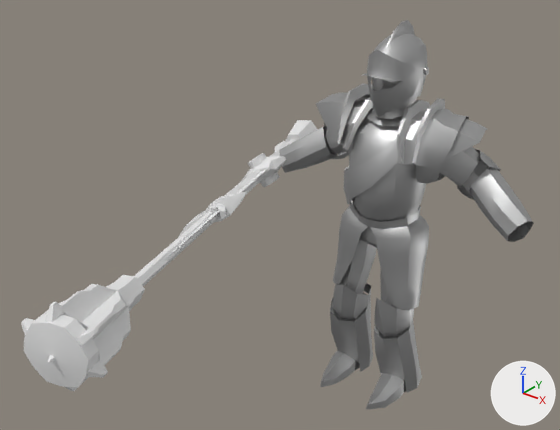
Before and after pictures for a commit that changed the Blender file Dirty/Models/Armor.blend.
Before and after are seen from a 50 mm lens placed at (2.43, -4.25, 3.64), pointed at (-0.36, -0.75, 1.47). Every picture has the same lights, and +X, +Y and +Z are marked at lower right.

Names of what the first picture shows: 'Axe', 'Default_Armor', 'Default_Armor.001', 'Mace', 'Sword'.
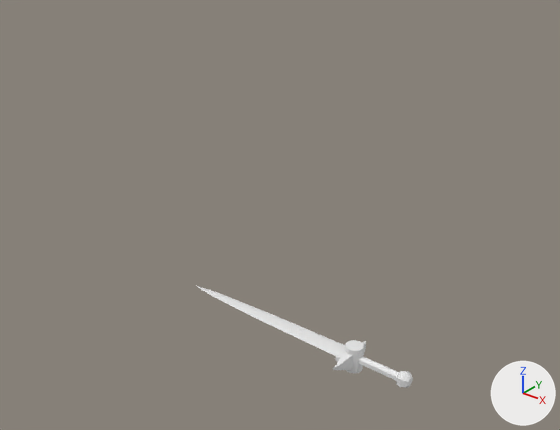
Boxes [x1, y1, x2, y2] around the edits, measured in the pictures (560 x 430 px; the box of a moved part takes in the faces that stretch with it):
'Default_Armor', hidden: before [279, 20, 534, 410]
'Mace', hidden: before [21, 120, 317, 392]
'Sword', moved, turned: before [170, 143, 291, 255]; after [197, 286, 413, 388]
'Default_Armor.001', hidden: before [343, 109, 469, 205]
'Axe', hidden: before [178, 141, 288, 237]
part 1 of me_circle_001, moved or reshaped (not visible afterwards): before [21, 139, 297, 392]

Patch to the scene script:
```diff
--- a/Dirty/Models/Armor.blend.py
+++ b/Dirty/Models/Armor.blend.py
@@ me_circle_001 @@
 # used by ob_mace; location = (-1.016, 0.004, 1.452); rotation_euler = (-0.639, 0.0138, 1.868), in degrees (-37, 0.8, 107)
-me_circle_001.from_pydata(...)  # 204 vertices, 202 faces; spans x -2.78..0.69, y -0.24..0.24, z -0.21..0.21
+me_circle_001.from_pydata(...)  # 204 vertices, 202 faces; spans x -1.91..0.69, y -0.24..0.24, z -0.21..0.21
+# me_circle_001 part 1: 185 vertices removed from x -2.78..-0.82, y -0.24..0.24, z -0.21..0.21; 185 vertices added at x -1.91..-0.38, y -0.24..0.24, z -0.21..0.21
@@ ob_default_armor @@
 _m = ob_default_armor.modifiers.new('Mirror', 'MIRROR')
 _m.use_clip = True
+ob_default_armor.hide_set(True)  # its collection is switched off
@@ ob_default_armor_001 @@
 ob_default_armor_001.scale = (1.04, 1.04, 1.04)
+ob_default_armor_001.hide_set(True)  # its collection is switched off
@@ ob_axe @@
 ob_axe = bpy.data.objects.new('Axe', me_axe)
-ob_axe.location = (-1.016, 0.004, 1.452)
-ob_axe.rotation_euler = (-0.639, 0.0138, 1.868)  # degrees (-37, 0.8, 107)
+ob_axe.location = (0.0, 0.0, 0.0)
+ob_axe.hide_set(True)  # its collection is switched off
@@ ob_sword @@
 ob_sword = bpy.data.objects.new('Sword', me_sword)
-ob_sword.location = (-1.016, 0.004, 1.452)
-ob_sword.rotation_euler = (-0.639, 0.0138, 1.868)  # degrees (-37, 0.8, 107)
+ob_sword.location = (0.0, 0.0, 0.0)
 ob_sword.scale = (2.03, 2.03, 2.03)
@@ ob_mace @@
 ob_mace = bpy.data.objects.new('Mace', me_circle_001)
-ob_mace.location = (-1.016, 0.004, 1.452)
-ob_mace.rotation_euler = (-0.639, 0.0138, 1.868)  # degrees (-37, 0.8, 107)
+ob_mace.location = (0.0, 0.0, 0.0)
+ob_mace.hide_set(True)  # its collection is switched off
```
